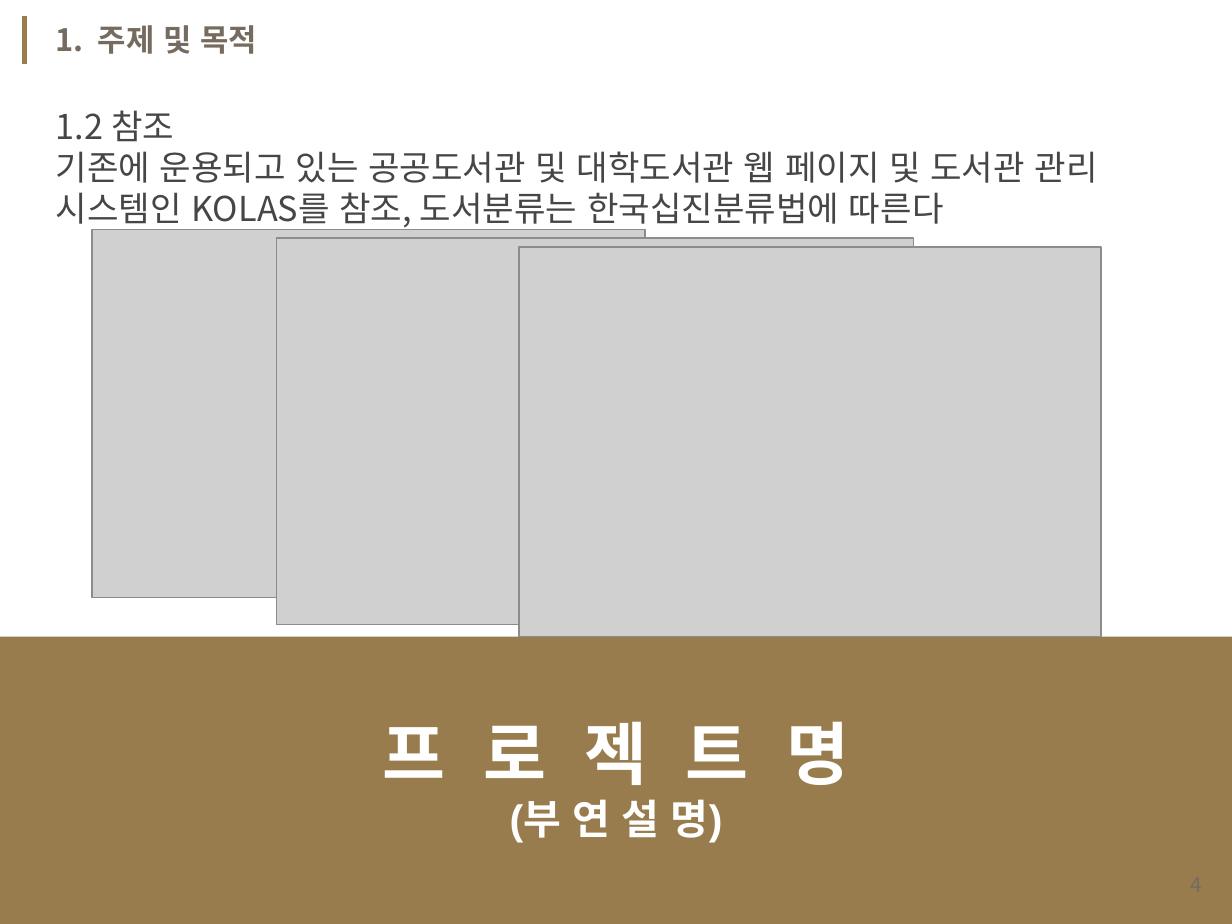
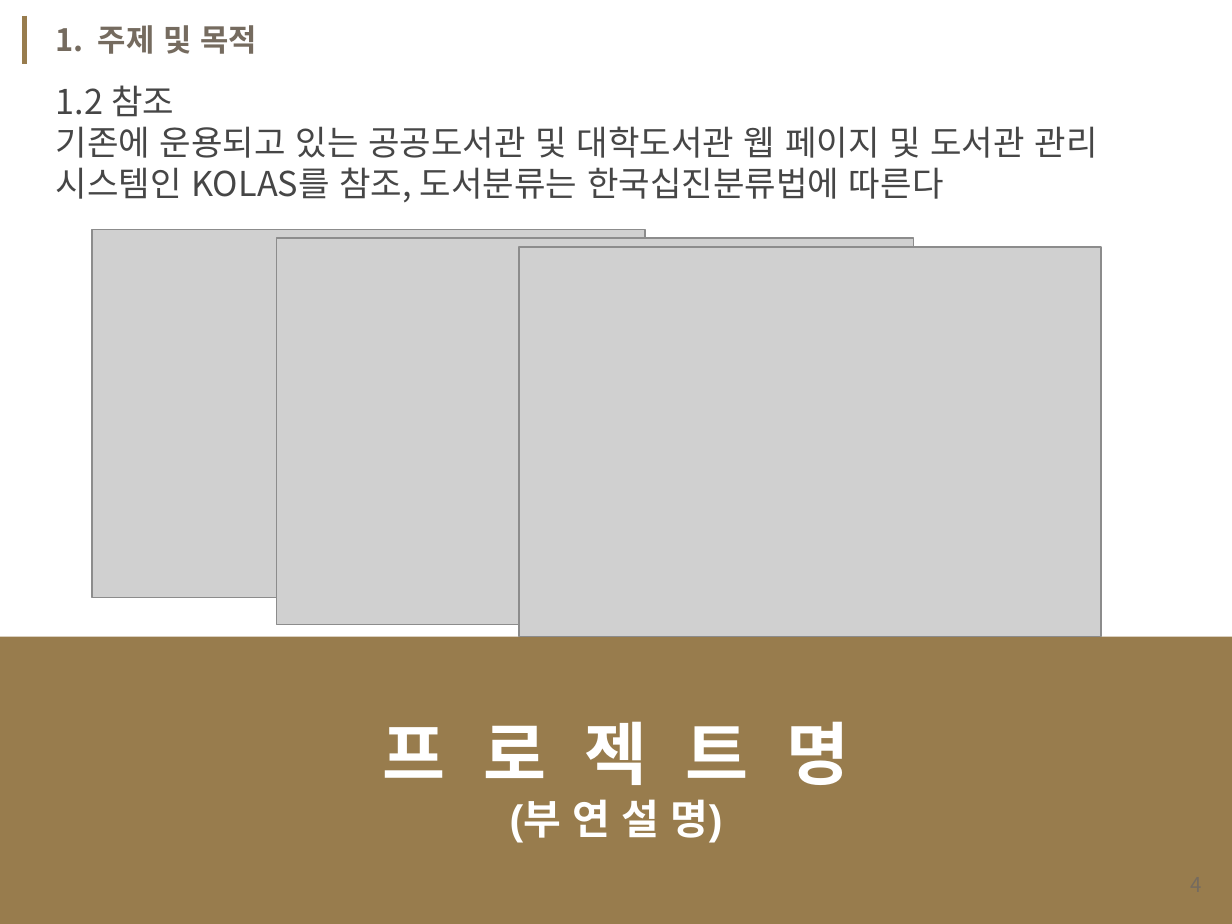
Before and after one commit to KiHyo-Tak/mega_IT, a slide deck: slide 4 of 노트/11_2nd Project/0408.sample.pptx. Drawn at 1232x924 pixels with LibreOffice and Linux fonts; fonts in the diff are those of the drawing; grey boxes stand for pictures; background and template pictures are left out. Boxes give left, top, right and bottom in pixels: in the first picture for what was removed or moved away, otherwise in the second. Text is boxed around its words. In the diff, an @@ line names an element or a change of style, - is before the commit and + after.

```diff
--- a/노트/11_2nd Project/0408.sample.pptx
+++ b/노트/11_2nd Project/0408.sample.pptx
@@ text "1.2 참조" rewrapped from (56, 110, 1097, 231) to (56, 85, 1097, 202) @@
```
Also in this commit, not shown: 1 other slide changed, 4 other files.
